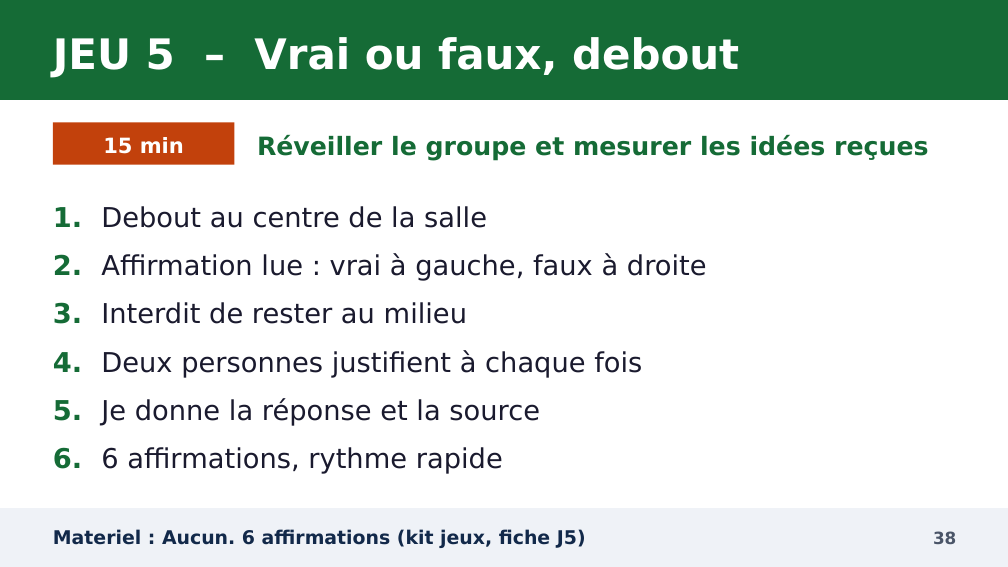
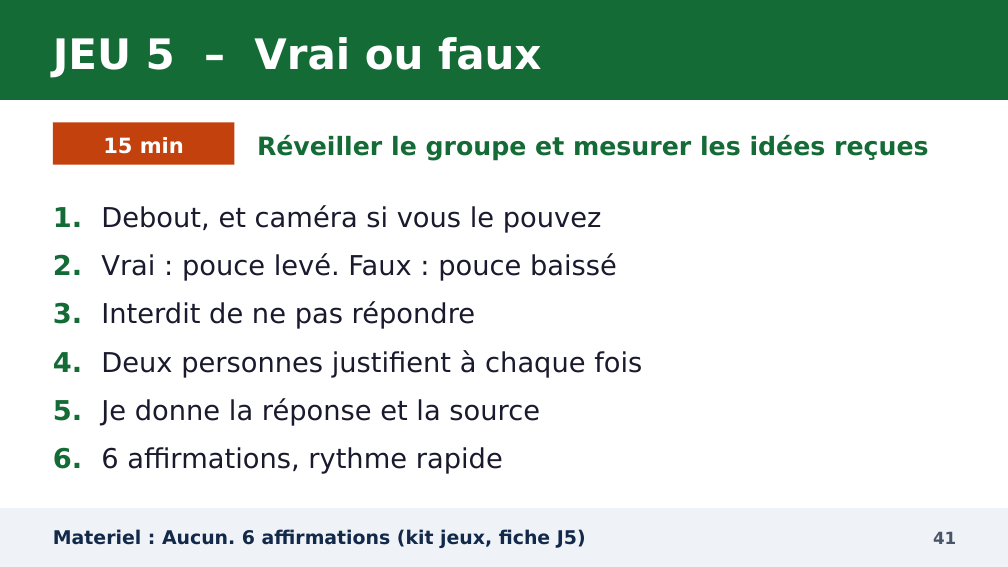
Before and after one commit to YebaYorel/Training, a slide deck: slide 41 of formation_GEM_manager_IA/01_diaporama/Diaporama_Manager_et_IA_GEM.pptx (slide 38 before the commit). Drawn at 1008x567 pixels with LibreOffice and Linux fonts; fonts in the diff are those of the drawing. Boxes give left, top, right and bottom in pixels: in the first picture for what was removed or moved away, otherwise in the second. Text is boxed around its words. In the diff, an @@ line names an element or a change of style, - is before the commit and + after.

```diff
--- a/formation_GEM_manager_IA/01_diaporama/Diaporama_Manager_et_IA_GEM.pptx
+++ b/formation_GEM_manager_IA/01_diaporama/Diaporama_Manager_et_IA_GEM.pptx
@@ text at [53, 37, 541, 78]: text changed @@
-JEU 5 – Vrai ou faux, debout
+JEU 5 – Vrai ou faux
@@ text at [53, 205, 617, 329]: text changed @@
-1. Debout au centre de la salle
-2. Affirmation lue : vrai à gauche, faux à droite
-3. Interdit de rester au milieu
+1. Debout, et caméra si vous le pouvez
+2. Vrai : pouce levé. Faux : pouce baissé
+3. Interdit de ne pas répondre
@@ text at [933, 532, 956, 544]: text changed @@
-38
+41
```
Also in this commit, not shown: 67 other slides changed, 5 slides added, 1 slide removed, 31 other files.
